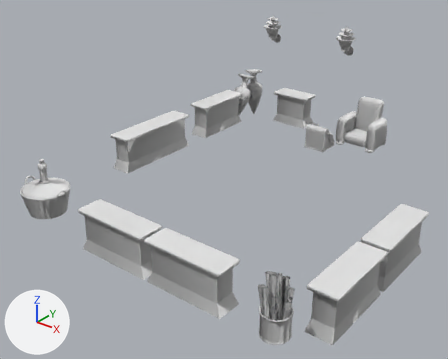
Before and after pictures for a commit that changed the glTF model www/models/lba2/iso_scenes/91.glb.
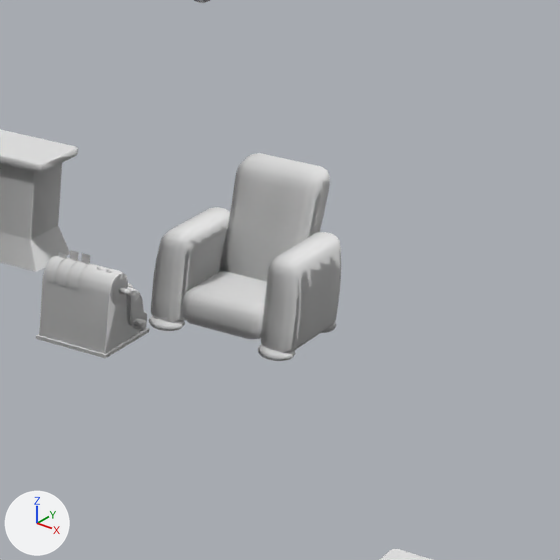
Each version is shown whole from a 50 mm camera at (23.73, -30.76, 11.58) aimed at (10.55, -14.28, 1.36), then close up on the part from 66% to 100% of the width and 15% to 58% of the height. Every picture has the same lights, and +X, +Y and +Z are marked at lower left. Materials are left out; every surface is plain grey. Where no turn or scale is listed for an object, it has been applied to the vertices. Vertices at the same position are counted once.

Names of what the first close-up shows: 'colored'.
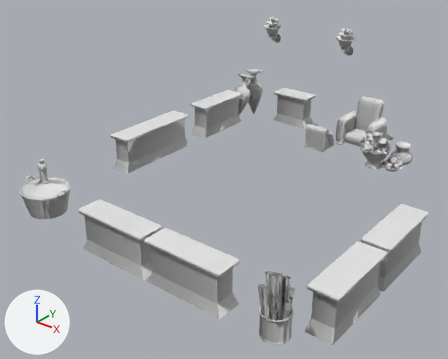
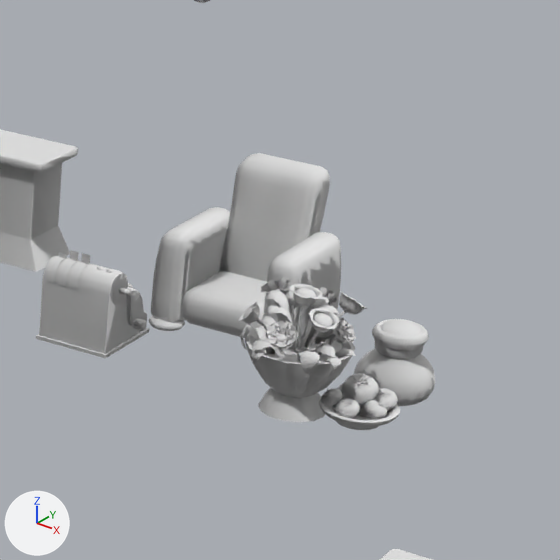
Boxes (x1, y1, x2, y2) around the edits, measured in the close-ups (560 x 560 px):
'colored', reshaped: before (0, 0, 432, 560); after (0, 0, 435, 560)
'textured_3a8ed940', added: after (238, 278, 367, 422)
part 1 of me_mesh_0, added: after (240, 289, 435, 430)

The change in detail:
me_mesh_0 is used by ob_colored; location (0.0, 0.0, 0.0).
me_mesh_0 had 10354 vertices, 19858 faces and spanned x 5.0..18.0, y -20.0..-5.0, z 0.5..5.5.
me_mesh_0 now has 19396 vertices, 36866 faces and spans x 5.0..18.0, y -20.0..-5.0, z 0.5..5.5.
me_mesh_0 part 1: 9042 vertices added at x 14.2..15.8, y -11.0..-9.1, z 1.8..3.0.
Mesh me_mesh_4_1 is new.
It has 2023 vertices, 2737 faces and spans x 14.22..15.321, y -11.092..-9.88, z 1.782..3.12.
Object 'textured_3a8ed940' (ob_textured_3a8ed940) is new; it shows me_mesh_4_1.
Its location is (0.0, 0.0, 0.0).
